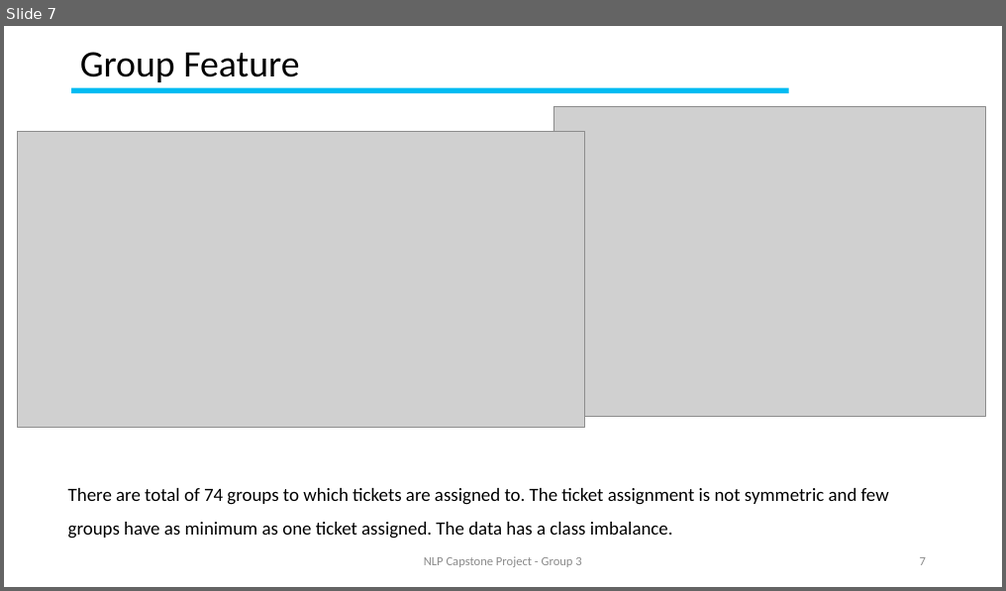
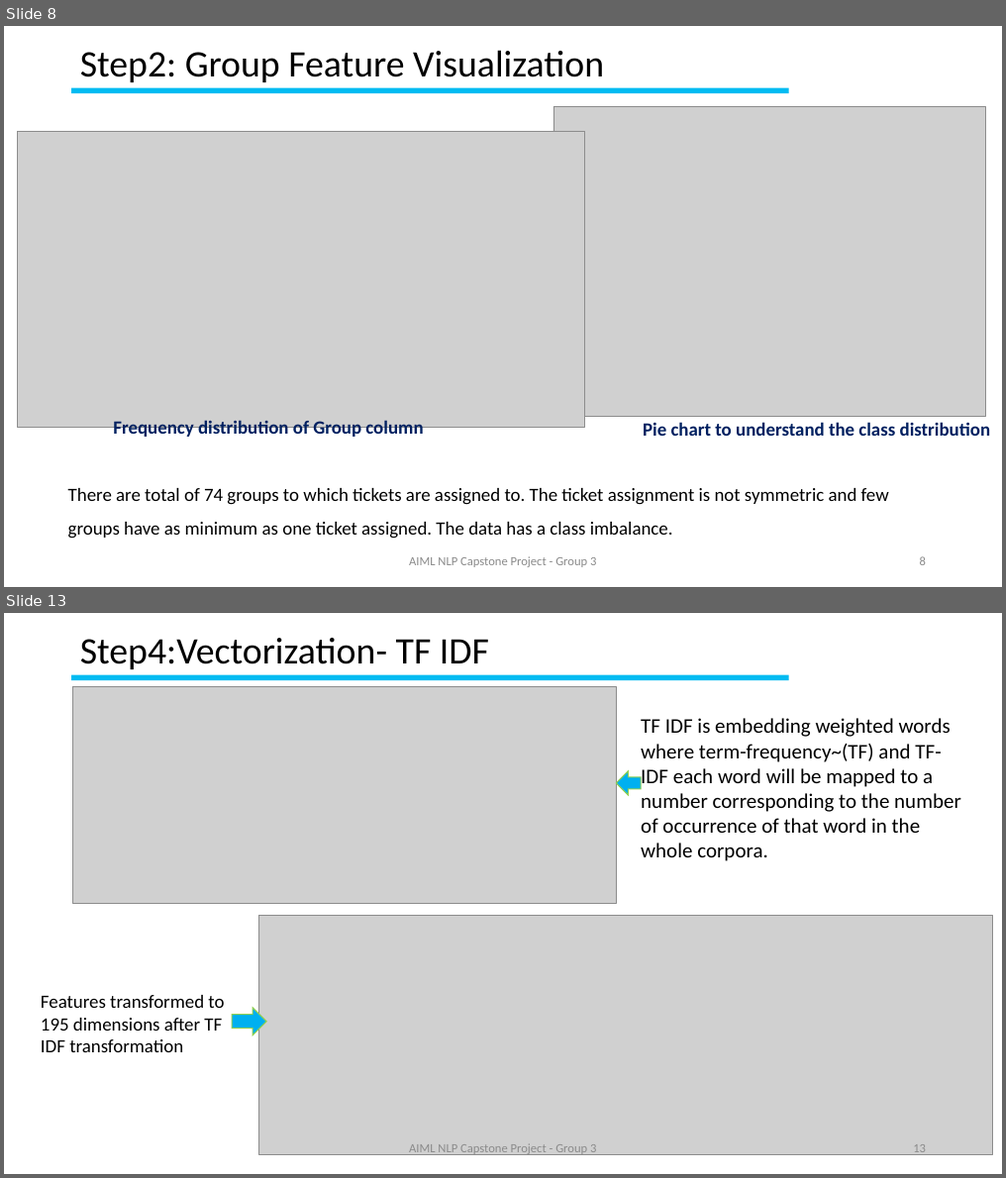
Before and after one commit to GLNLPGroup3/Capstone, a slide deck: Natural Language Processing (NLP) Application Capstone.pptx. Shown one above the other, each under a label of ours: slide 7 before the commit, slides 8 and 13 after it; the slides between them are not shown. The pictures are 1006x591 and 1006x1178 pixels, drawn with LibreOffice and Linux fonts; fonts in the diff are those of the drawing; grey boxes stand for pictures; background and template pictures are left out. Boxes give left, top, right and bottom in pixels: in the first picture for what was removed or moved away, otherwise in the second. Text is boxed around its words. In the diff, an @@ line names an element or a change of style, - is before the commit and + after.

```diff
--- a/Natural Language Processing (NLP) Application Capstone.pptx
+++ b/Natural Language Processing (NLP) Application Capstone.pptx
@@ slide 13 added at <box>4,613,1002,1174</box>, background #FFFFFF; not listed: 1 template element that a slide beside it also shows @@
@@ title added at <box>80,638,489,669</box>, 36 pt, text #000000 @@
+Step4:Vectorization- TF IDF
@@ picture added at <box>73,686,617,903</box> @@
@@ text added at <box>641,718,961,861</box>, 20 pt, text #000000 @@
+TF IDF is embedding weighted words where term-frequency~(TF) and TF-IDF each word will be mapped to a number corresponding to the number of occurrence of that word in the whole corpora.
@@ left arrow added at <box>617,771,642,796</box>, fill #00B0F0, outline #92D050 1 pt @@
@@ picture added at <box>259,916,992,1155</box> @@
@@ text added at <box>41,995,224,1053</box>, 18 pt, text #000000 @@
+Features transformed to 195 dimensions after TF IDF transformation
@@ right arrow added at <box>232,1008,266,1036</box>, fill #00B0F0, outline #92D050 1 pt @@
@@ text added at <box>409,1145,596,1157</box>, 12 pt, text #8C8C8C @@
+AIML NLP Capstone Project - Group 3
@@ page number added at <box>913,1145,926,1157</box>, 12 pt, text #8C8C8C @@
+13
@@ what was slide 7 is now slide 8 @@
@@ slide 8 changed as well @@
@@ title at <box>80,50,604,82</box>: text changed @@
-Group Feature
+Step2: Group Feature Visualization
@@ text added at <box>113,420,423,440</box>, 18 pt, text #002060, bold @@
+Frequency distribution of Group column
@@ text added at <box>643,422,991,436</box>, 18 pt, text #002060, bold @@
+Pie chart to understand the class distribution
@@ text at <box>409,557,596,568</box>: text changed @@
-NLP Capstone Project - Group 3
+AIML NLP Capstone Project - Group 3
@@ page number at <box>920,557,926,566</box>: text changed @@
-7
+8
```
Also in this commit, not shown: 9 other slides changed, 17 other slides added.
